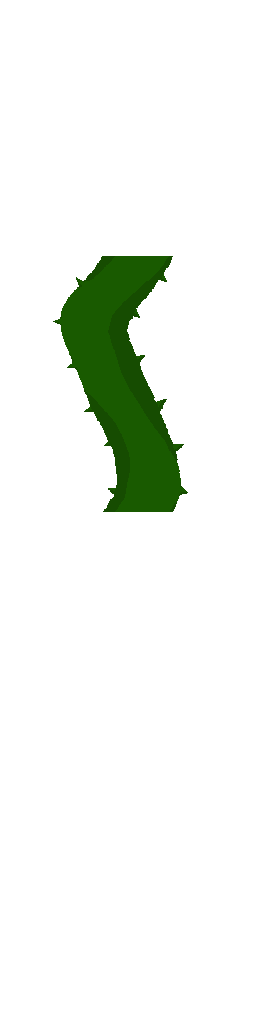
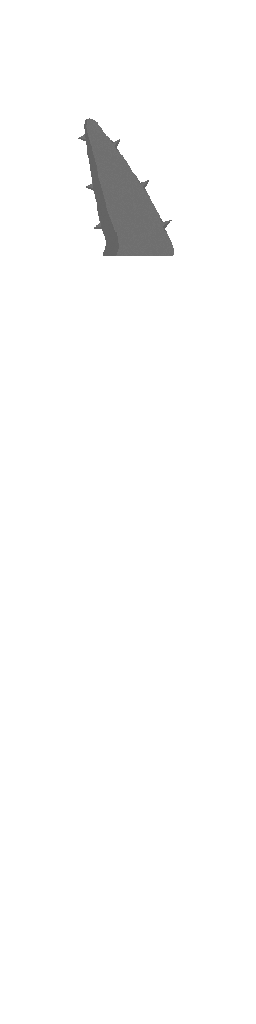
Layer changes from the first (256, 1024) image to the second:
added layer "頭" above "藤蔓頭" over (x1=78, y1=118, x2=174, y2=256)
showed "藤蔓頭" over (x1=78, y1=118, x2=174, y2=256)
hid "身陰影" over (x1=53, y1=256, x2=188, y2=512)
hid "藤蔓身" over (x1=53, y1=256, x2=188, y2=512)
